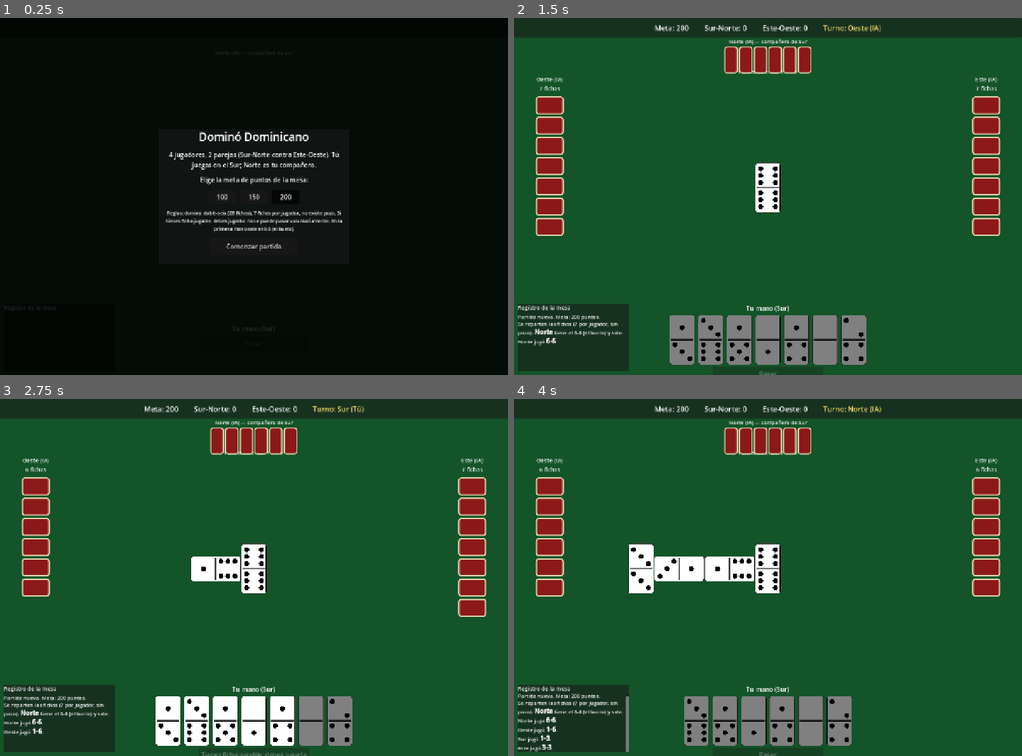
Above: before the commit, frames 1-4 (two rows, left to right).
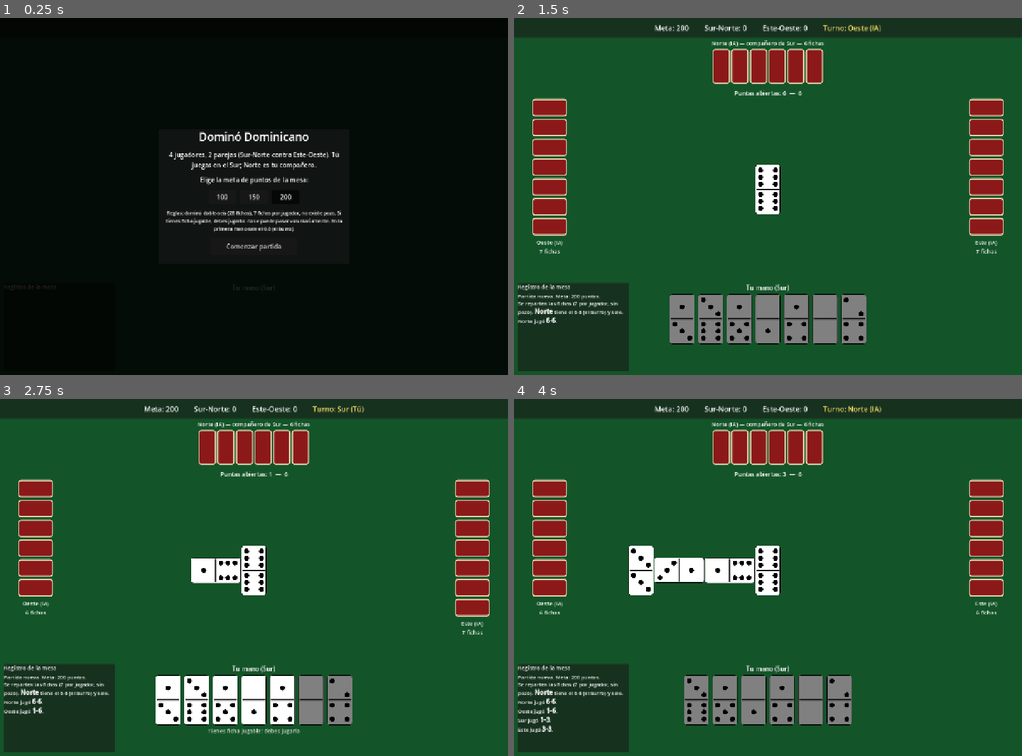
Above: after the commit, the same moments.

Repository: sact1909/domino-game
Game: Godot game, scene res://scenes/Main.tscn
Two runs of this game, one before a commit and one after it. Both use one fixed random seed, a clock stepped at 60 frames per second and the inputs below.
Inputs (mouse positions are in pixels of both pictures, inside the frame that each line leads up to):
- Up to frame 1 (0.25 s): no input
- Up to frame 2 (1.5 s): click "Comenzar partida" at 0.5 s; tap Enter at 1.25 s
- Up to frame 3 (2.75 s): tap Space at 2 s
- Up to frame 4 (4 s): click (681, 720) at 2.77 s; tap Enter at 3.5 s

The runs differ from the first frame. In frame 1, less than 0.1% of the frame differs, in the area x 1-54%, y 9-88%; in frame 2, 12%; in frame 3, 12%, in the area x 0-97%, y 5-100%; in frame 4, 12%.

Commit message:
add improve to visuals

Diff:
--- a/scripts/Main.gd
+++ b/scripts/Main.gd
@@ -48,9 +48,10 @@
 var lbl_turn: Label
 var lbl_ends: Label
 
+var north_title: Label
 var north_row: HBoxContainer
 var south_hand_row: HBoxContainer
-var pass_button: Button
+var pass_status: Label
 
 var west_title: Label
 var west_stack: VBoxContainer
@@ -128,27 +129,28 @@
 	row.add_child(lbl_turn)
 
 
+# Va en su propia franja, debajo del panel de Norte: antes quedaba detrás de las
+# fichas de Norte y no se leía.
 func _build_ends_label() -> void:
 	lbl_ends = Label.new()
-	lbl_ends.position = Vector2(180, 126)
-	lbl_ends.size = Vector2(920, 16)
+	lbl_ends.position = Vector2(180, 178)
+	lbl_ends.size = Vector2(920, 22)
 	lbl_ends.horizontal_alignment = HORIZONTAL_ALIGNMENT_CENTER
-	lbl_ends.add_theme_font_size_override("font_size", 13)
+	lbl_ends.add_theme_font_size_override("font_size", 15)
 	add_child(lbl_ends)
 
 
 func _build_north_panel() -> void:
 	var panel := VBoxContainer.new()
-	panel.position = Vector2(440, 50)
-	panel.size = Vector2(400, 78)
-	panel.alignment = BoxContainer.ALIGNMENT_CENTER
+	panel.position = Vector2(440, 54)
+	panel.size = Vector2(400, 120)
+	panel.alignment = BoxContainer.ALIGNMENT_BEGIN
 	add_child(panel)
 
-	var title := Label.new()
-	title.text = "Norte (IA) — compañero de Sur"
-	title.horizontal_alignment = HORIZONTAL_ALIGNMENT_CENTER
-	title.add_theme_font_size_override("font_size", 13)
-	panel.add_child(title)
+	north_title = Label.new()
+	north_title.horizontal_alignment = HORIZONTAL_ALIGNMENT_CENTER
+	north_title.add_theme_font_size_override("font_size", 14)
+	panel.add_child(north_title)
 
 	north_row = HBoxContainer.new()
 	north_row.alignment = BoxContainer.ALIGNMENT_CENTER
@@ -158,9 +160,9 @@
 
 func _build_south_panel() -> void:
 	var panel := VBoxContainer.new()
-	panel.position = Vector2(300, 720)
-	panel.size = Vector2(680, 170)
-	panel.alignment = BoxContainer.ALIGNMENT_CENTER
+	panel.position = Vector2(300, 668)
+	panel.size = Vector2(680, 225)
+	panel.alignment = BoxContainer.ALIGNMENT_BEGIN
 	add_child(panel)
 
 	var title := Label.new()
@@ -174,22 +176,32 @@
 	south_hand_row.add_theme_constant_override("separation", 8)
 	panel.add_child(south_hand_row)
 
-	pass_button = Button.new()
-	pass_button.text = "Pasar"
-	pass_button.disabled = true
-	pass_button.custom_minimum_size = Vector2(280, 36)
-	var pass_center := CenterContainer.new()
-	pass_center.add_child(pass_button)
-	panel.add_child(pass_center)
-
-
+	# Solo informa el estado del turno (el pase es automático), así que es una
+	# etiqueta y no un botón deshabilitado.
+	pass_status = Label.new()
+	pass_status.horizontal_alignment = HORIZONTAL_ALIGNMENT_CENTER
+	pass_status.add_theme_font_size_override("font_size", 14)
+	pass_status.add_theme_color_override("font_color", Color(0.85, 0.88, 0.85))
+	panel.add_child(pass_status)
+
+
+# En los laterales la etiqueta va DEBAJO de la pila de fichas, siguiendo la columna,
+# para que se lea junto a las fichas de ese jugador y no arriba, despegada de ellas.
 func _build_west_panel() -> void:
 	var panel := VBoxContainer.new()
-	panel.position = Vector2(10, 145)
-	panel.size = Vector2(160, 565)
+	panel.position = Vector2(10, 204)
+	panel.size = Vector2(160, 456)
 	panel.alignment = BoxContainer.ALIGNMENT_BEGIN
-	panel.add_theme_constant_override("separation", 10)
+	panel.add_theme_constant_override("separation", 8)
 	add_child(panel)
+
+	var center := CenterContainer.new()
+	panel.add_child(center)
+
+	west_stack = VBoxContainer.new()
+	west_stack.alignment = BoxContainer.ALIGNMENT_BEGIN
+	west_stack.add_theme_constant_override("separation", 6)
+	center.add_child(west_stack)
 
 	west_title = Label.new()
 	west_title.horizontal_alignment = HORIZONTAL_ALIGNMENT_CENTER
@@ -197,22 +209,22 @@
 	west_title.add_theme_font_size_override("font_size", 14)
 	panel.add_child(west_title)
 
+
+func _build_east_panel() -> void:
+	var panel := VBoxContainer.new()
+	panel.position = Vector2(1110, 204)
+	panel.size = Vector2(160, 456)
+	panel.alignment = BoxContainer.ALIGNMENT_BEGIN
+	panel.add_theme_constant_override("separation", 8)
+	add_child(panel)
+
 	var center := CenterContainer.new()
 	panel.add_child(center)
 
-	west_stack = VBoxContainer.new()
-	west_stack.alignment = BoxContainer.ALIGNMENT_BEGIN
-	west_stack.add_theme_constant_override("separation", 6)
-	center.add_child(west_stack)
-
-
-func _build_east_panel() -> void:
-	var panel := VBoxContainer.new()
-	panel.position = Vector2(1110, 145)
-	panel.size = Vector2(160, 565)
-	panel.alignment = BoxContainer.ALIGNMENT_BEGIN
-	panel.add_theme_constant_override("separation", 10)
-	add_child(panel)
+	east_stack = VBoxContainer.new()
+	east_stack.alignment = BoxContainer.ALIGNMENT_BEGIN
+	east_stack.add_theme_constant_override("separation", 6)
+	center.add_child(east_stack)
 
 	east_title = Label.new()
 	east_title.horizontal_alignment = HORIZONTAL_ALIGNMENT_CENTER
@@ -220,27 +232,19 @@
 	east_title.add_theme_font_size_override("font_size", 14)
 	panel.add_child(east_title)
 
-	var center := CenterContainer.new()
-	panel.add_child(center)
-
-	east_stack = VBoxContainer.new()
-	east_stack.alignment = BoxContainer.ALIGNMENT_BEGIN
-	east_stack.add_theme_constant_override("separation", 6)
-	center.add_child(east_stack)
-
 
 func _build_board_area() -> void:
 	board_viewport = Control.new()
-	board_viewport.position = Vector2(180, 145)
-	board_viewport.size = Vector2(920, 565)
+	board_viewport.position = Vector2(180, 204)
+	board_viewport.size = Vector2(920, 456)
 	board_viewport.clip_contents = true
 	add_child(board_viewport)
 
 
 func _build_log_panel() -> void:
 	var panel := PanelContainer.new()
-	panel.position = Vector2(10, 720)
-	panel.size = Vector2(280, 170)
+	panel.position = Vector2(10, 668)
+	panel.size = Vector2(280, 222)
 	add_child(panel)
 
 	var vb := VBoxContainer.new()
@@ -262,7 +266,7 @@
 
 func _build_end_choice_popup() -> void:
 	end_choice_popup = PanelContainer.new()
-	end_choice_popup.position = Vector2(390, 150)
+	end_choice_popup.position = Vector2(390, 214)
 	end_choice_popup.size = Vector2(500, 72)
 	end_choice_popup.visible = false
 	add_child(end_choice_popup)
@@ -511,7 +515,7 @@
 		return
 	_update_top_bar()
 	_render_south_hand()
-	_update_pass_button()
+	_update_pass_status()
 
 	# Si de verdad no hay ninguna ficha jugable (sea IA o el humano), se pasa solo:
 	# nadie puede quedarse esperando un clic que no llega, y así el tranque (4 pases
@@ -723,7 +727,7 @@
 	_render_side_stacks()
 	_render_north_hand_backs()
 	_update_top_bar()
-	_update_pass_button()
+	_update_pass_status()
 
 
 # La ficha inicial (el burro) queda siempre exactamente en el centro del tablero y
@@ -942,11 +946,15 @@
 		south_hand_row.add_child(btn)
 
 
+# Las tres manos de la IA usan fichas del mismo tamaño (44x88, la misma proporción
+# 1:2 de una ficha real): de pie para Norte, acostadas para los laterales, según
+# cómo las sostendría cada jugador desde su puesto.
 func _render_north_hand_backs() -> void:
+	north_title.text = "Norte (IA) — compañero de Sur — %d fichas" % hands[2].size()
 	for c in north_row.get_children():
 		c.queue_free()
 	for i in range(hands[2].size()):
-		north_row.add_child(_make_tile_back(34, 68))
+		north_row.add_child(_make_tile_back(44, 88))
 
 
 func _render_side_stacks() -> void:
@@ -954,13 +962,13 @@
 	for c in west_stack.get_children():
 		c.queue_free()
 	for i in range(hands[3].size()):
-		west_stack.add_child(_make_tile_back(70, 45))
+		west_stack.add_child(_make_tile_back(88, 44))
 
 	east_title.text = "Este (IA)\n%d fichas" % hands[1].size()
 	for c in east_stack.get_children():
 		c.queue_free()
 	for i in range(hands[1].size()):
-		east_stack.add_child(_make_tile_back(70, 45))
+		east_stack.add_child(_make_tile_back(88, 44))
 
 
 func _update_top_bar() -> void:
@@ -979,17 +987,15 @@
 		lbl_ends.text = "Puntas abiertas: %d  —  %d" % [left_end, right_end]
 
 
-# El pase ahora es automático (ver _proceed_turn) para que el juego nunca se quede
-# esperando un clic que no llega. Este botón es solo un indicador de estado; no se
-# puede pulsar, para evitar pasar dos veces el mismo turno (una manual y otra sola).
-func _update_pass_button() -> void:
-	pass_button.disabled = true
+# El pase es automático (ver _proceed_turn) para que el juego nunca se quede
+# esperando un clic que no llega; esto solo informa el estado del turno.
+func _update_pass_status() -> void:
 	if phase != Phase.PLAYING or current_player != HUMAN_SEAT:
-		pass_button.text = "Pasar"
+		pass_status.text = ""
 	elif _legal_moves_for(HUMAN_SEAT).is_empty():
-		pass_button.text = "Sin fichas jugables: pasando…"
+		pass_status.text = "Sin fichas jugables: pasando…"
 	else:
-		pass_button.text = "Tienes ficha jugable: debes jugarla"
+		pass_status.text = "Tienes ficha jugable: debes jugarla"
 
 
 func _log(msg: String) -> void:
